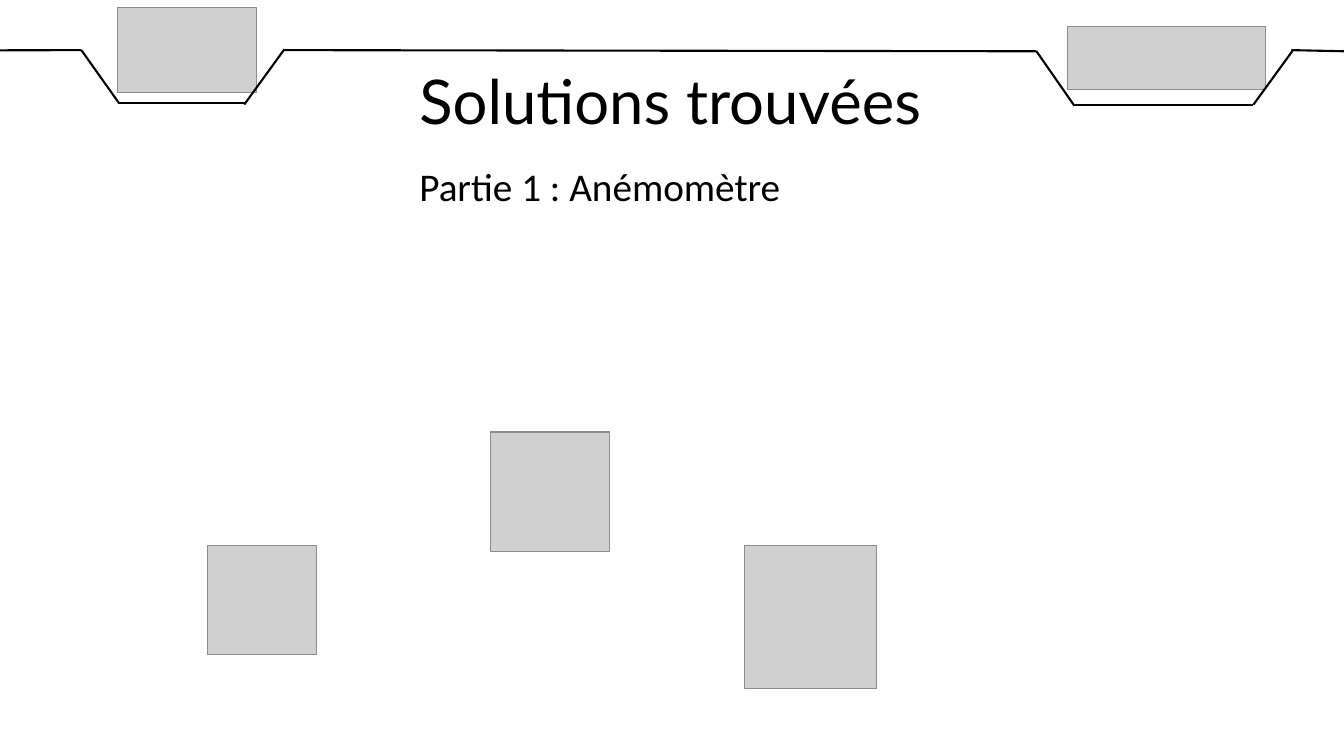
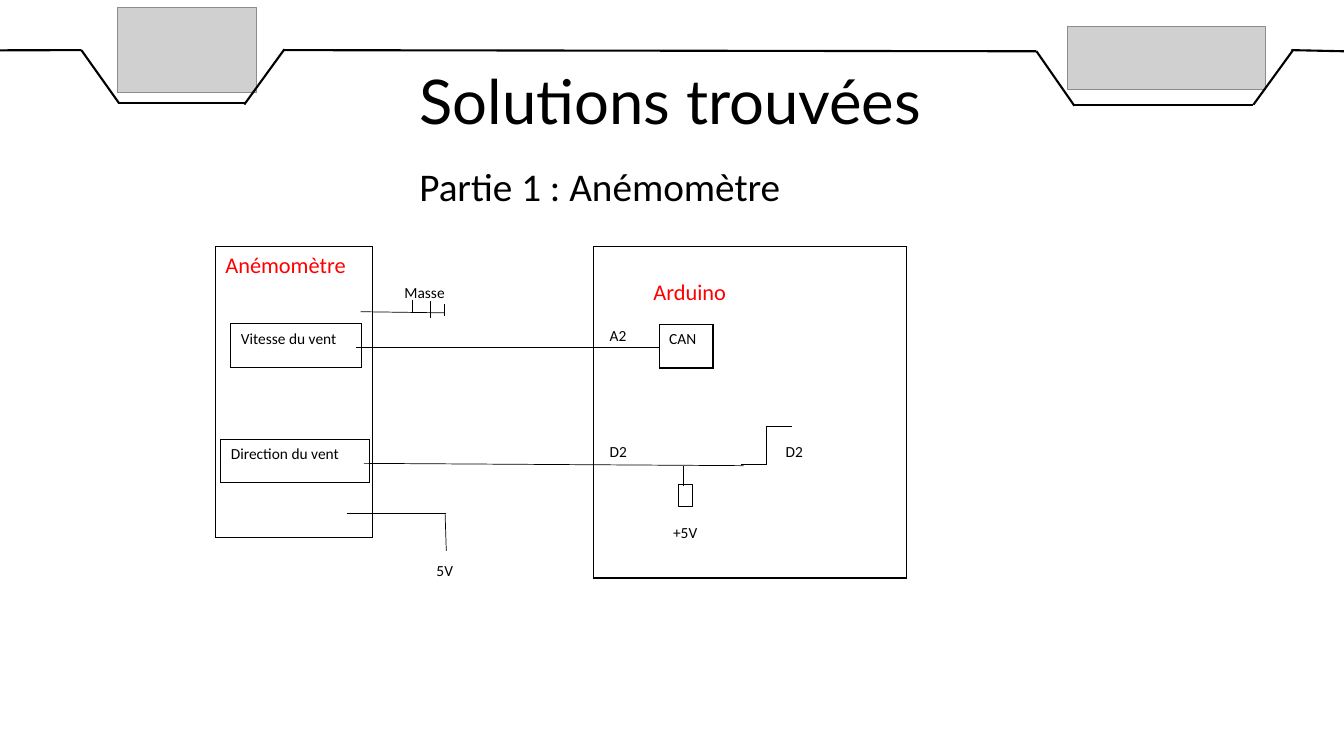
Before and after one commit to DylanChe/SupervisionSerre, a slide deck: slide 11 of oral_projet/revue_2/diaporama_revue_2_steven.pptx. Drawn at 1344x756 pixels with LibreOffice and Linux fonts; fonts in the diff are those of the drawing; grey boxes stand for pictures. Boxes give left, top, right and bottom in pixels: in the first picture for what was removed or moved away, otherwise in the second. Text is boxed around its words. In the diff, an @@ line names an element or a change of style, - is before the commit and + after.

Commit message:
Maj revue 2

```diff
--- a/oral_projet/revue_2/diaporama_revue_2_steven.pptx
+++ b/oral_projet/revue_2/diaporama_revue_2_steven.pptx
@@ rectangle added at <box>216,247,373,537</box>, fill #FFFFFF, outline #000000 0.75 pt, 16 pt, text #FF0000 @@
+Anémomètre
@@ rectangle added at <box>594,247,906,579</box>, fill #FFFFFF, outline #000000 0.75 pt, 16 pt, text #FF0000 @@
+Arduino
@@ rectangle added at <box>394,278,466,322</box>, fill #FFFFFF, outline #FFFFFF 0.75 pt, 11 pt, text #000000 @@
+Masse
@@ rectangle added at <box>231,324,362,367</box>, fill #FFFFFF, outline #000000 0.75 pt, 11 pt, text #000000 @@
+Vitesse du vent
@@ line added from (361, 312) to (444, 313), #000000 0.5 pt @@
@@ line added from (412, 312) to (412, 300), #000000 0.5 pt @@
@@ line added from (431, 318) to (431, 306), #000000 0.5 pt @@
@@ line added from (431, 313) to (431, 301), #000000 0.5 pt @@
@@ line added from (444, 316) to (444, 304), #000000 0.5 pt @@
@@ rectangle added at <box>600,302,647,346</box>, fill #FFFFFF, outline #FFFFFF 0.75 pt, 11 pt, text #000000 @@
+A2
@@ rectangle added at <box>659,325,713,368</box>, fill #FFFFFF, outline #000000 0.75 pt, 11 pt, text #000000 @@
+CAN
@@ line added from (356, 347) to (659, 347), #000000 0.5 pt @@
@@ rectangle added at <box>221,440,370,483</box>, fill #FFFFFF, outline #000000 0.75 pt, 11 pt, text #000000 @@
+Direction du vent
@@ picture removed at <box>491,433,610,552</box> @@
@@ rectangle added at <box>600,438,647,481</box>, fill #FFFFFF, outline #FFFFFF 0.75 pt, 11 pt, text #000000 @@
+D2
@@ elbow line added from (741, 465) to (792, 426), #000000 0.5 pt @@
@@ rectangle added at <box>775,437,831,480</box>, fill #FFFFFF, outline #FFFFFF 0.75 pt, 11 pt, text #000000 @@
+D2
@@ line added from (364, 464) to (744, 466), #000000 0.5 pt @@
@@ line added from (684, 466) to (684, 486), #000000 0.5 pt @@
@@ rectangle added at <box>679,484,693,506</box>, fill #FFFFFF, outline #000000 0.5 pt @@
@@ line added from (347, 513) to (447, 513), #000000 0.5 pt @@
@@ rectangle added at <box>426,537,467,589</box>, fill #FFFFFF, outline #FFFFFF 0.75 pt, 11 pt, text #000000 @@
+5V
@@ line added from (446, 513) to (447, 552), #000000 0.5 pt @@
@@ rectangle added at <box>663,518,714,552</box>, fill #FFFFFF, outline #FFFFFF 0.5 pt, 11 pt, text #000000 @@
++5V
@@ picture removed at <box>208,545,317,654</box> @@
@@ picture removed at <box>745,545,877,689</box> @@
```
